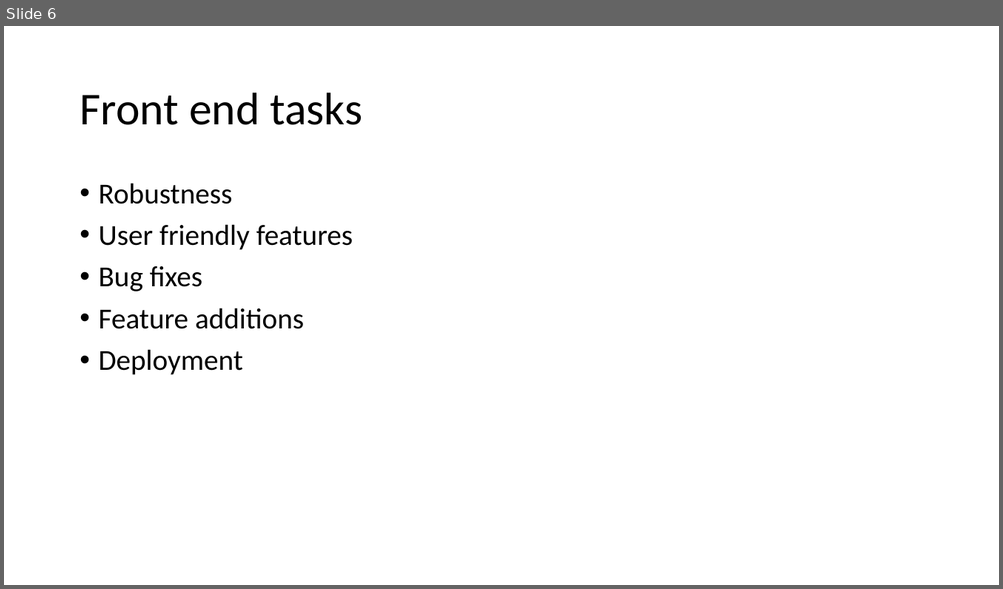
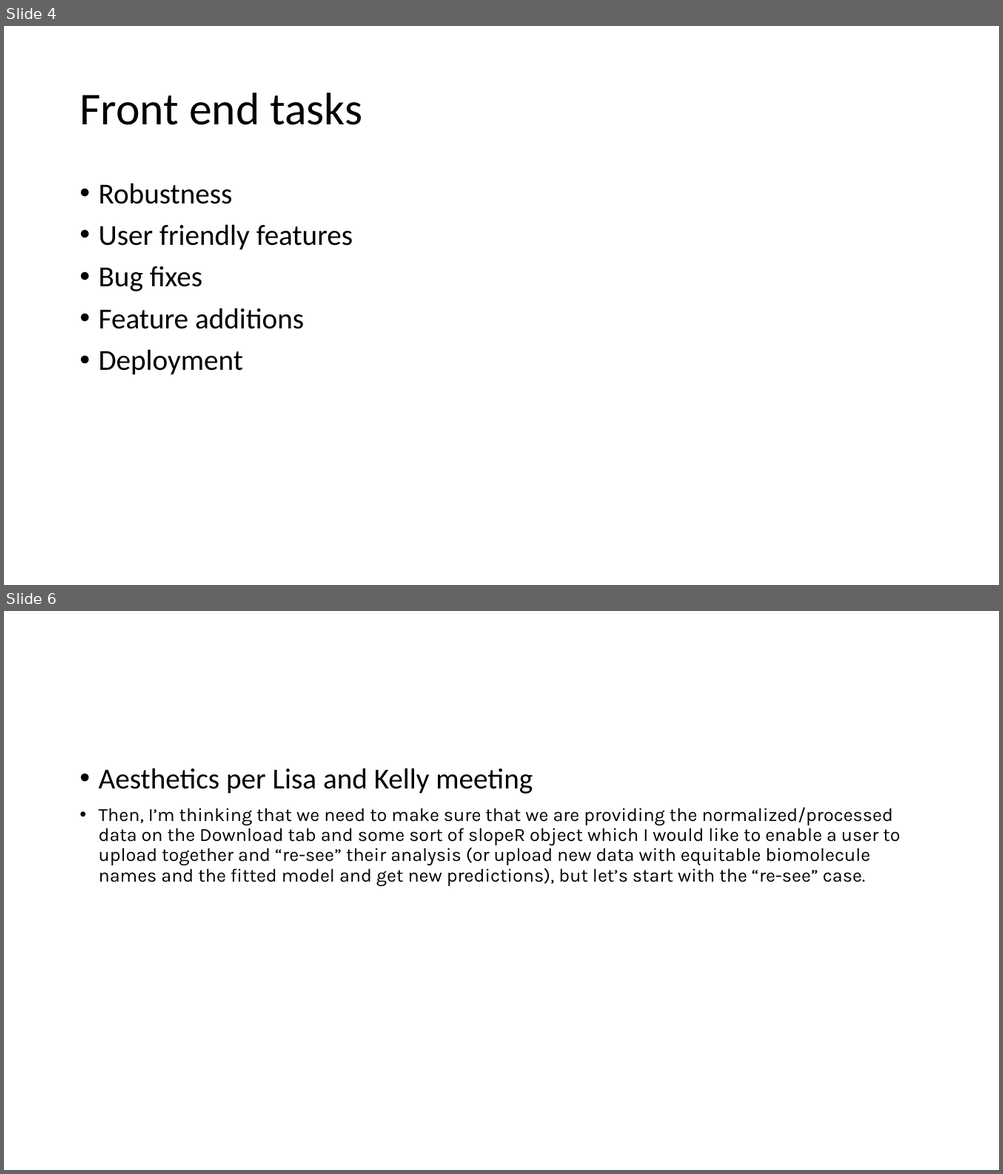
Before and after one commit to pmartR/OmicsMLMentor_ShinyApp, a slide deck: SLOPE_progress.pptx. Shown one above the other, each under a label of ours: slide 6 before the commit, slides 4 and 6 after it; the slides between them are not shown. The pictures are 1003x589 and 1003x1174 pixels, drawn with LibreOffice and Linux fonts; fonts in the diff are those of the drawing. Boxes give left, top, right and bottom in pixels: in the first picture for what was removed or moved away, otherwise in the second. Text is boxed around its words. In the diff, an @@ line names an element or a change of style, - is before the commit and + after.

```diff
--- a/SLOPE_progress.pptx
+++ b/SLOPE_progress.pptx
@@ slide 6 added at bbox=[4, 611, 999, 1170], background #FFFFFF @@
@@ text added at bbox=[99, 768, 899, 886], 18 pt, text #000000 @@
+• Aesthetics per Lisa and Kelly meeting
+• Then, I’m thinking that we need to make sure that we are providing the normalized/processed data on the Download tab and some sort of slopeR object which I would like to enable a user to upload together and “re-see” their analysis (or upload new data with equitable biomolecule names and the fitted model and get new predictions), but let’s start with the “re-see” case.
@@ what was slide 6 is now slide 4 @@
```
Also in this commit, not shown: 5 slides changed, 1 other slide added, 2 slides removed, 6 other files.
